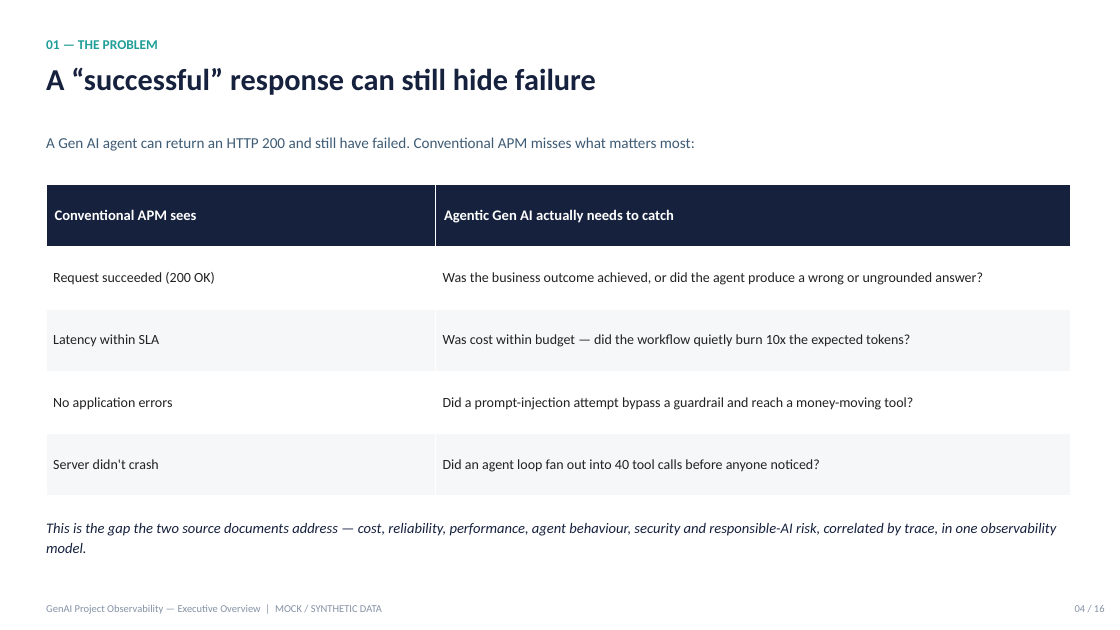
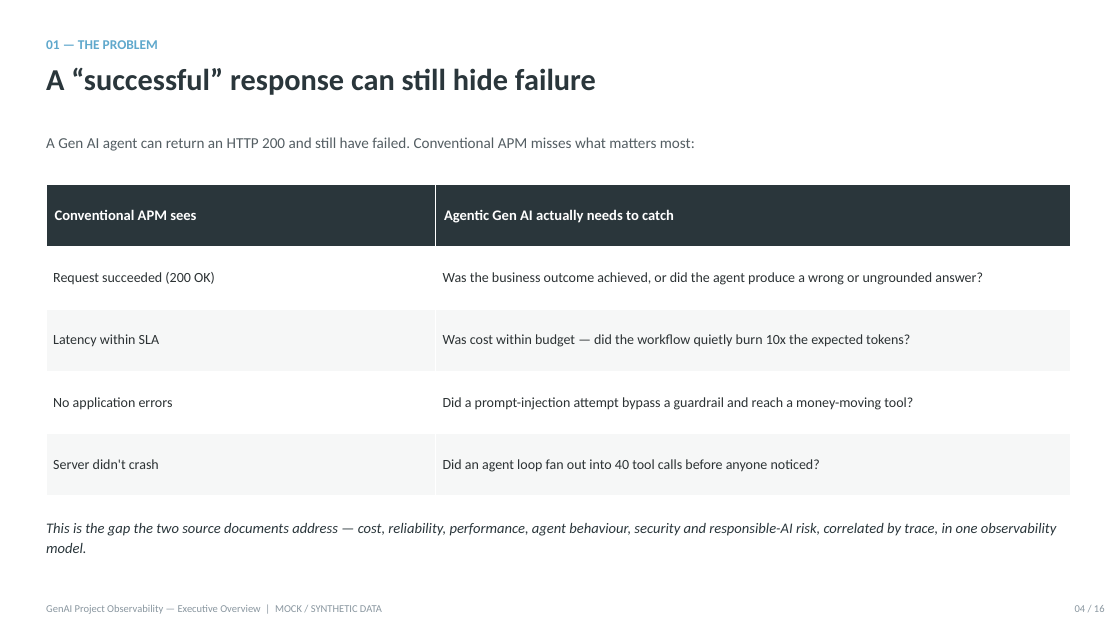
Before and after one commit to getamazednow/genai-observability-demo, a slide deck: slide 4 of training/slides/GenAI-Observability-Exec-Overview.pptx. Drawn at 1120x630 pixels with LibreOffice and Linux fonts; fonts in the diff are those of the drawing. Boxes give left, top, right and bottom in pixels: in the first picture for what was removed or moved away, otherwise in the second. Text is boxed around its words. In the diff, an @@ line names an element or a change of style, - is before the commit and + after.

Commit message:
Rebrand training artefacts with Getamazednow AI Design System v1.0
- Both decks: navy/teal palette remapped to Ink/Signal/Stone brand tokens,
  Poppins headings, brand badge on title slides (layouts, masters, theme incl.)
- Training guide: heading/title colors to Ink + Signal-deep, theme fonts
  to Poppins (headings) / Inter (body); content untouched

```diff
--- a/training/slides/GenAI-Observability-Exec-Overview.pptx
+++ b/training/slides/GenAI-Observability-Exec-Overview.pptx
@@ text "01 — THE PROBLEM" at (46, 40, 158, 49): text colour #1F9E97 to #5FA8CC @@
@@ text "A “successful” response can still ..." at (46, 68, 596, 95): text colour #16213E to #2A363B @@
@@ text "A Gen AI agent can ..." at (46, 137, 695, 151): text colour #3E5C76 to #545E63 @@
@@ table at (46, 185, 1071, 496) @@
@@ fill #16213E to #2A363B in row 1 @@
@@ fill #F6F7F9 to #F6F7F7 in 4 cells @@
@@ text colour #222222 to #2C3234 in "Request succeeded (200 OK)", "Was the business outcome achieved, or did ...", "Latency within SLA", "Was cost within budget — did the ..." and 4 more places @@
@@ text "This is the gap the ..." at (46, 523, 1056, 553): text colour #16213E to #2A363B @@
```
Also in this commit, not shown: 15 other slides changed, 2 other files.
